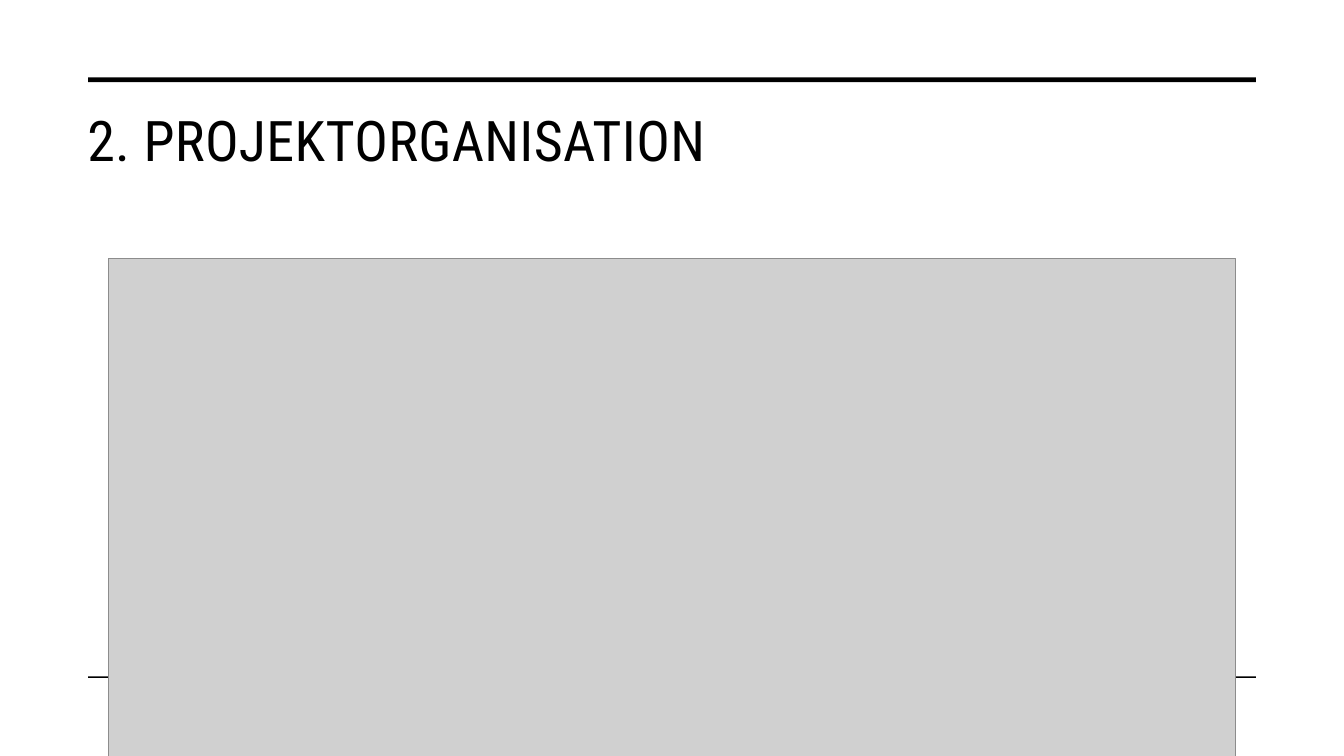
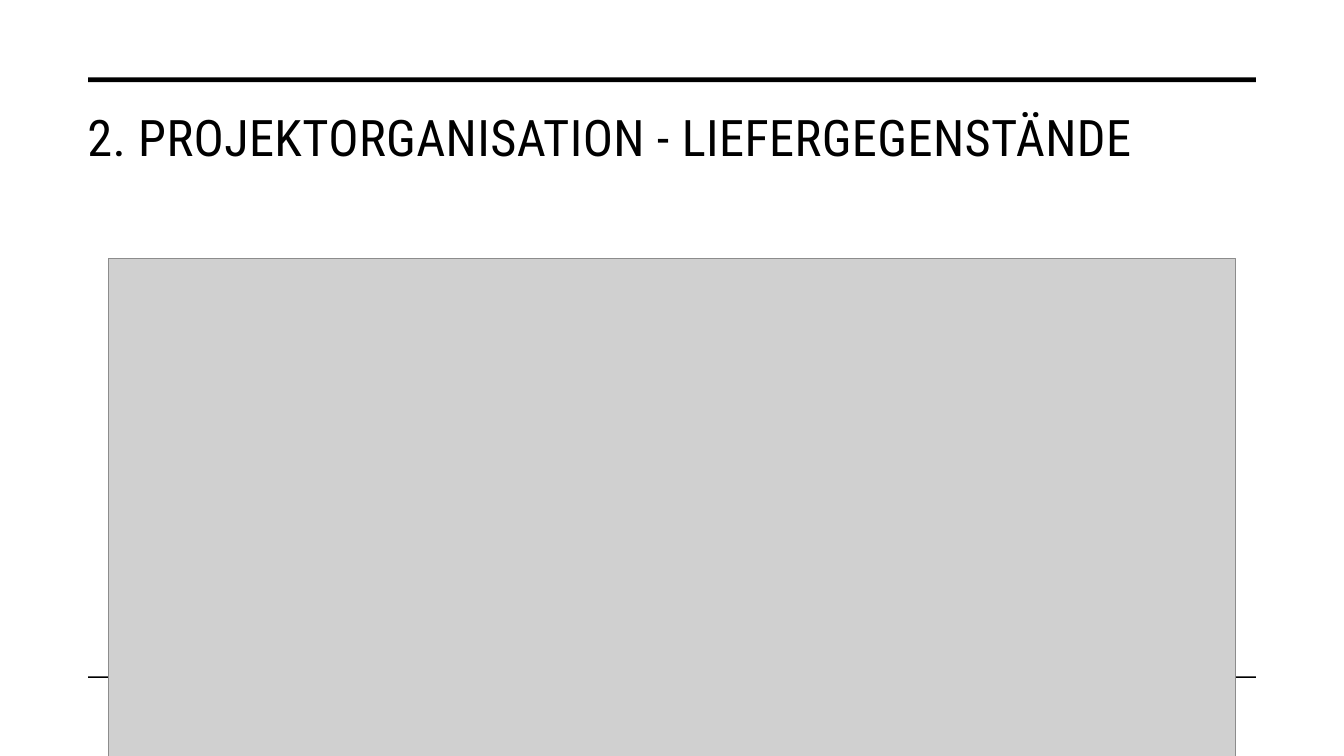
Before and after one commit to malu254/Eifrige-Otter-PM, a slide deck: slide 5 of Abgabe/Dokumentation/Präsentation.pptx. Drawn at 1344x756 pixels with LibreOffice and Linux fonts; fonts in the diff are those of the drawing; grey boxes stand for pictures. Boxes give left, top, right and bottom in pixels: in the first picture for what was removed or moved away, otherwise in the second. Text is boxed around its words. In the diff, an @@ line names an element or a change of style, - is before the commit and + after.

```diff
--- a/Abgabe/Dokumentation/Präsentation.pptx
+++ b/Abgabe/Dokumentation/Präsentation.pptx
@@ title at [87,112,1131,157]: text changed; size 40 to 36 pt @@
-2. PROJEKTORGANISATION
+2. PROJEKTORGANISATION - LIEFERGEGENSTÄNDE
```
Also in this commit, not shown: 18 other slides changed, 1 other file.
